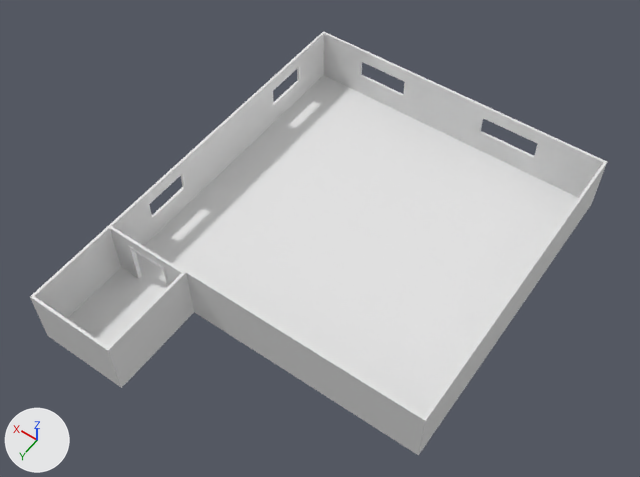
Renders of the Blender file art/Maps/TheUltimateRoom.blend from each side of a commit.
One viewpoint serves both versions: a camera (50 mm lens) standing at (-27.0, 44.8, 65.7) and looking at (1.3, 5.2, 3.6). The axes (+X, +Y, +Z) are drawn at lower left. The lights are the same throughout. Materials are left out; every surface is plain grey.

Objects in the first picture: 'Elevator-col', 'Main_room-col'.
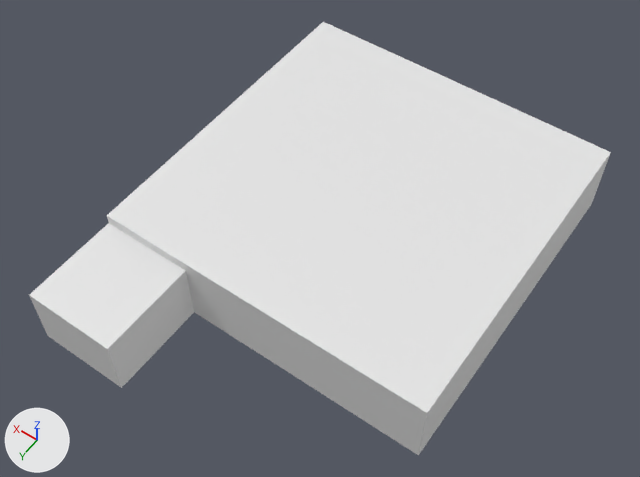
Location of each change, [x1, y1, x2, y2] in pixels of the pictures (640 x 477 px):
'Main_room-col', reshaped: before [110, 31, 607, 455]; after [107, 22, 611, 455]
'Elevator-col', reshaped: before [30, 225, 194, 388]; after [29, 223, 194, 388]
part 1 of me_plane_001, built on: before [30, 225, 186, 350]; after [29, 223, 186, 350]
part 2 of me_plane, built on: before [110, 31, 607, 421]; after [107, 22, 611, 421]

The change, as a diff of the scene's bpy script:
```diff
--- a/art/Maps/TheUltimateRoom.blend.py
+++ b/art/Maps/TheUltimateRoom.blend.py
@@ me_plane_001 @@
 # used by ob_elevator_col; location = (0.0, 0.0, 0.0)
-me_plane_001.from_pydata(...)  # 142 vertices, 103 faces, 5 loose edges; spans x 7.25..16.0, y 15.88..25.25, z -0.25..5.75
+me_plane_001.from_pydata(...)  # 170 vertices, 127 faces, 5 loose edges; spans x 7.25..16.0, y 15.88..25.25, z -0.25..6.0
+# me_plane_001 part 1
+# 10 faces are deleted
+# 2 vertices are added at (7.5, 25.0, 6.0), (15.75, 25.0, 6.0)
+# 26 new vertices lie (0.0, 0.0, 0.25) away from vertices in x 7.25..16.0, y 16.0..25.25, z 5.75
+# 34 new faces join them
@@ me_plane @@
 # used by ob_main_room_col; location = (0.0, 0.0, 0.0)
-me_plane.from_pydata(...)  # 193 vertices, 201 faces; spans x -16.0..16.0, y -16.0..16.0, z -0.2..5.8
+me_plane.from_pydata(...)  # 316 vertices, 312 faces; spans x -16.0..16.0, y -16.0..16.0, z -0.2..7.0
+# me_plane part 2
+# 18 faces are deleted
+# 83 vertices are added at x -16.0..16.0, y -16.0..16.0, z 6.8..7.0
+# 40 new vertices lie (0.0, 0.0, 1.0) away from vertices in x -16.0..16.0, y -16.0..16.0, z 5.8
+# 129 new faces join them
```
